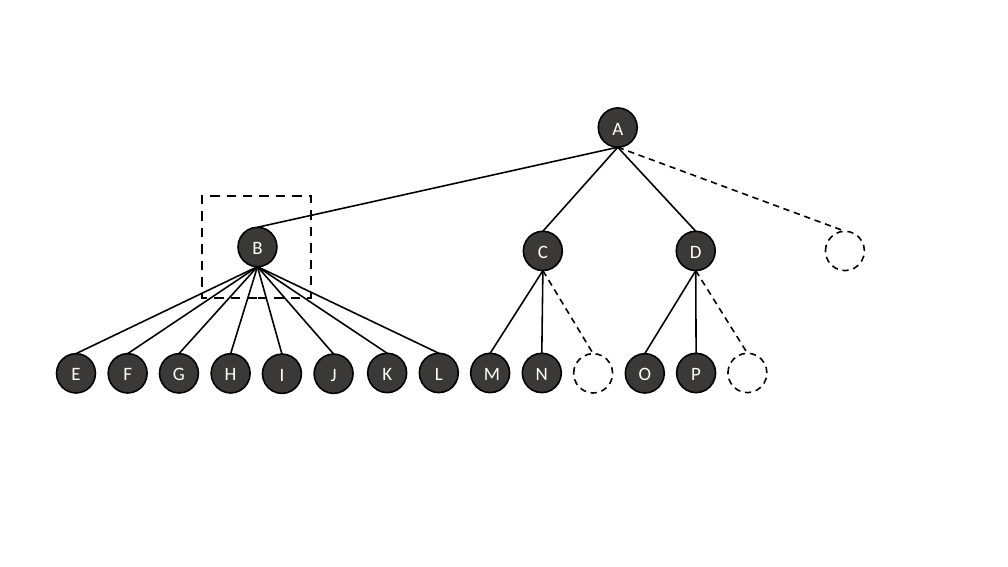
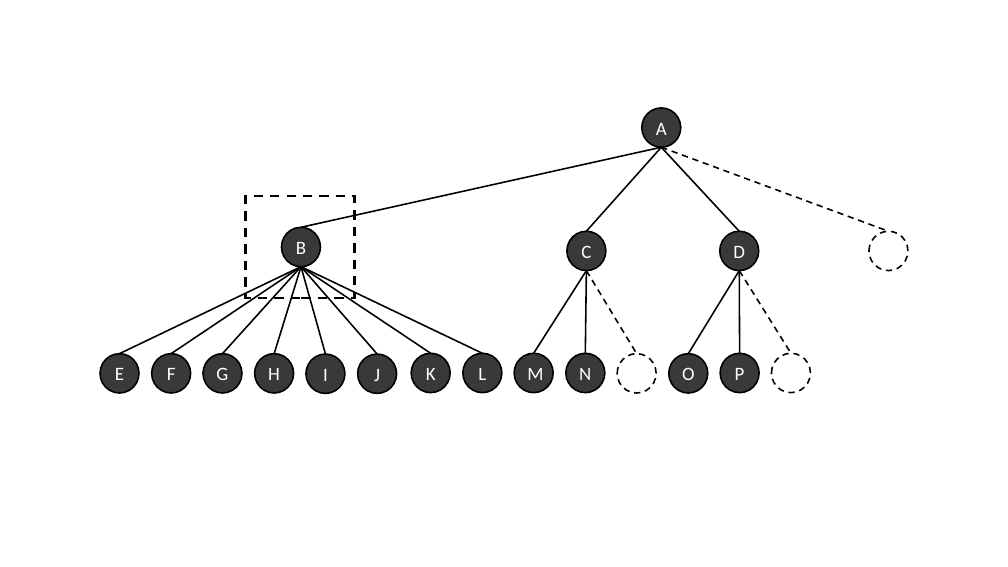
Before and after one commit to LucaBonfi95/LucaBonfi95.github.io, a slide deck: slide 5 of Bot_Ticelli/docs/imgs/imgs.pptx (slide 4 before the commit). Drawn at 1008x567 pixels with LibreOffice and Linux fonts; fonts in the diff are those of the drawing. Boxes give left, top, right and bottom in pixels: in the first picture for what was removed or moved away, otherwise in the second. Text is boxed around its words. In the diff, an @@ line names an element or a change of style, - is before the commit and + after.

```diff
--- a/Bot_Ticelli/docs/imgs/imgs.pptx
+++ b/Bot_Ticelli/docs/imgs/imgs.pptx
@@ 19 ellipses, 18 lines, 1 rectangle: place and size @@
-19 ellipses, 18 lines, 1 rectangle at (57,108,865,393)
+19 ellipses, 18 lines, 1 rectangle at (100,108,908,393)
```
Also in this commit, not shown: 1 slide added, 3 other files.
